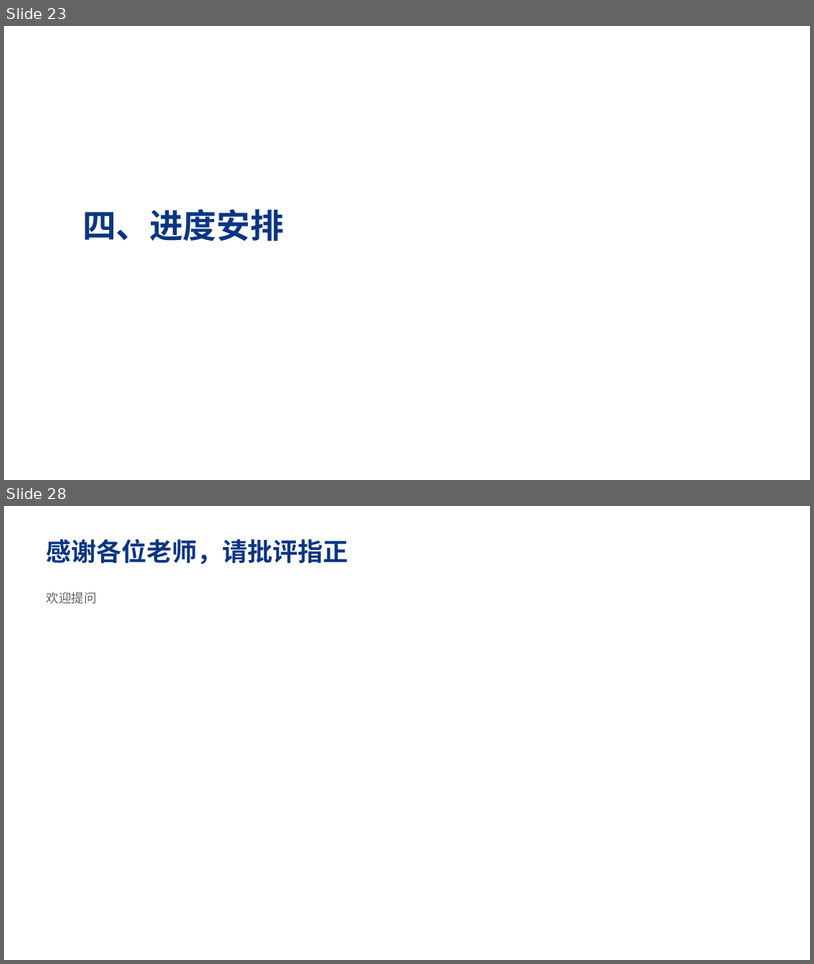
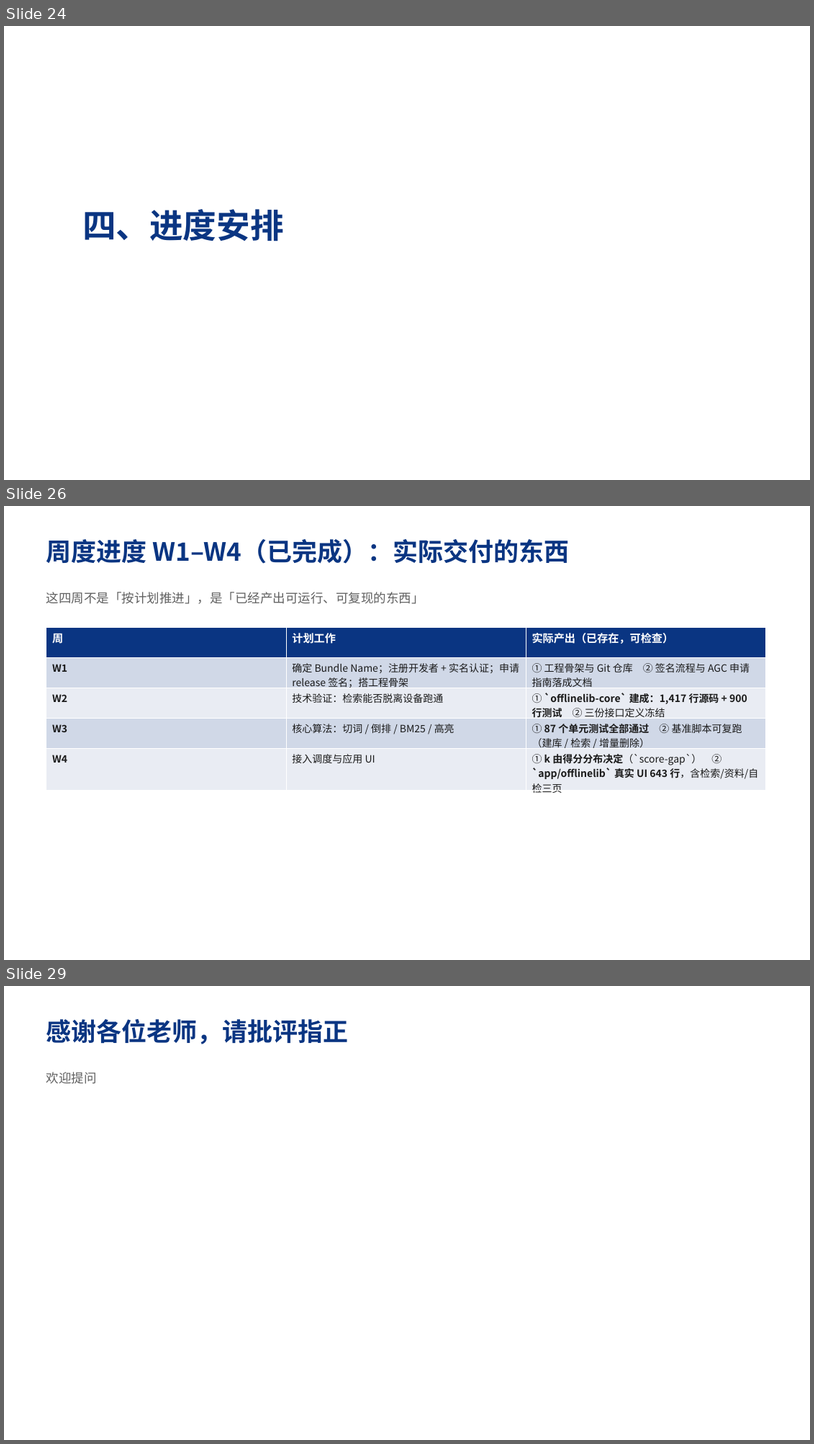
Before and after one commit to CCodeDong/agentbudget, a slide deck: deliverables/移动应用开发/立项.pptx. Shown one above the other, each under a label of ours: slides 23 and 28 before the commit, slides 24, 26 and 29 after it; the slides between them are not shown. The pictures are 814x964 and 814x1444 pixels, drawn with LibreOffice and Linux fonts; fonts in the diff are those of the drawing. Boxes give left, top, right and bottom in pixels: in the first picture for what was removed or moved away, otherwise in the second. Text is boxed around its words. In the diff, an @@ line names an element or a change of style, - is before the commit and + after.

Commit message:
两份立项 PPT 加入真实进度（按 A 的结构 + B 的实际状态）
移动应用开发（29 页）
- 新增 P16 当前进展：offlinelib-core 1417 行 / 87 测试通过 / 真实 UI 643 行
- 重写 P15：从「计划验证」改为「已实测」——建库 489ms、检索 22ms、增量删除快 560 倍
- P25 改为十二周并说明原因（软著 20-30 工作日）；P26/P27 拆为已完成与待做

仓颉（18 页）
- 新增 P8 当前进展：1678 行 / 29 测试 / 88.6% 行覆盖 / 3960 次实验 / 正反实验已得结论
- 保留原稿结构与老师认可的部分不动

两份修改说明同步更新页数与待办

```diff
--- a/deliverables/移动应用开发/立项.pptx
+++ b/deliverables/移动应用开发/立项.pptx
@@ slide 26 added at <box>4,506,810,960</box>, background #FFFFFF @@
@@ text added at <box>46,539,570,564</box>, 30 pt, text #0A3582, bold @@
+周度进度 W1–W4（已完成）：实际交付的东西
@@ text added at <box>46,592,424,604</box>, 15 pt, text #606060 @@
+这四周不是「按计划推进」，是「已经产出可运行、可复现的东西」
@@ table added at <box>46,627,767,795</box>, 5 rows, 3 columns @@
+周 | 计划工作 | 实际产出（已存在，可检查）
+W1 | 确定 Bundle Name；注册开发者 + 实名认证；申请 release 签名；搭工程骨架 | ① 工程骨架与 Git 仓库 ② 签名流程与 AGC 申请指南落成文档
+W2 | 技术验证：检索能否脱离设备跑通 | ① `offlinelib-core` 建成：1,417 行源码 + 900 行测试 ② 三份接口定义冻结
+W3 | 核心算法：切词 / 倒排 / BM25 / 高亮 | ① 87 个单元测试全部通过 ② 基准脚本可复跑（建库 / 检索 / 增量删除）
+W4 | 接入调度与应用 UI | ① k 由得分分布决定（`score-gap`） ② `app/offlinelib` 真实 UI 643 行，含检索/资料/自检三页
@@ what was slide 23 is now slide 24 @@
@@ what was slide 28 is now slide 29 @@
```
Also in this commit, not shown: 3 slides changed, 2 other slides added, 2 slides removed, 6 other files.
